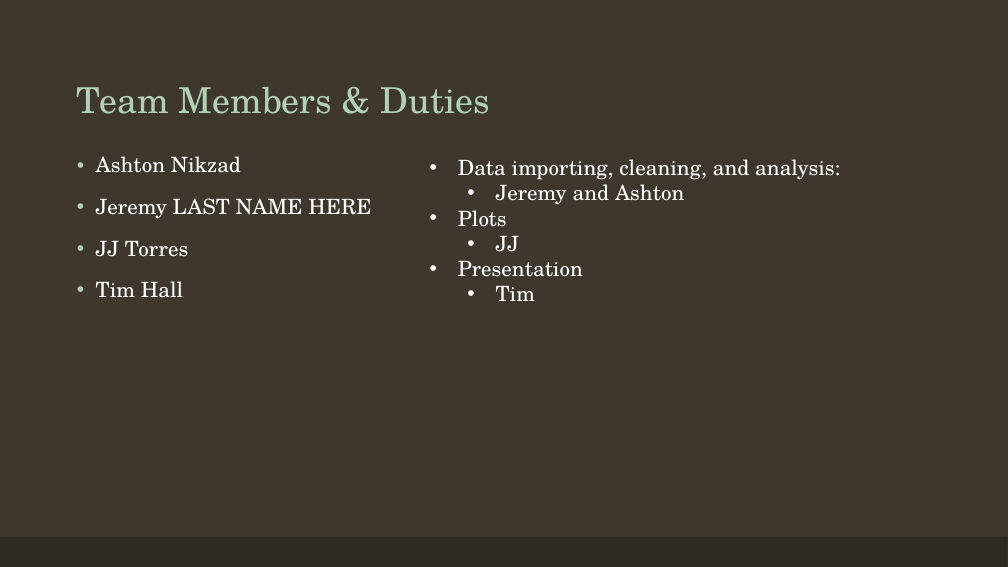
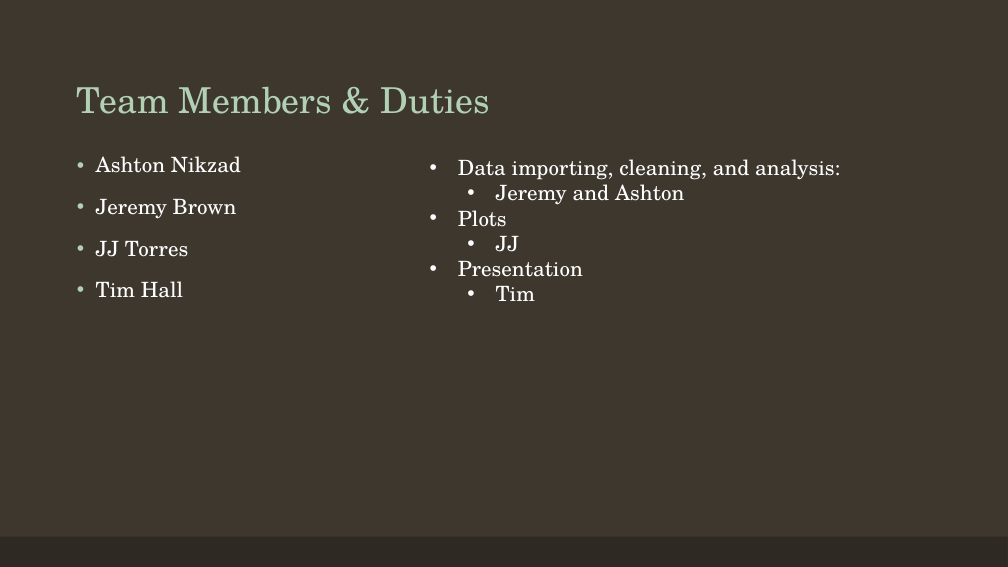
Before and after one commit to ashnikzad/AZ-Real-Estate-Analyisis, a slide deck: slide 2 of Team 2 Presentation.pptx. Drawn at 1008x567 pixels with LibreOffice and Linux fonts; fonts in the diff are those of the drawing. Boxes give left, top, right and bottom in pixels: in the first picture for what was removed or moved away, otherwise in the second. Text is boxed around its words. In the diff, an @@ line names an element or a change of style, - is before the commit and + after.

```diff
--- a/Team 2 Presentation.pptx
+++ b/Team 2 Presentation.pptx
@@ text at (96,199,237,219): text changed @@
-• Jeremy LAST NAME HERE
+• Jeremy Brown
```
Also in this commit, not shown: 4 other slides changed, 7 slides added, 12 slides removed.
